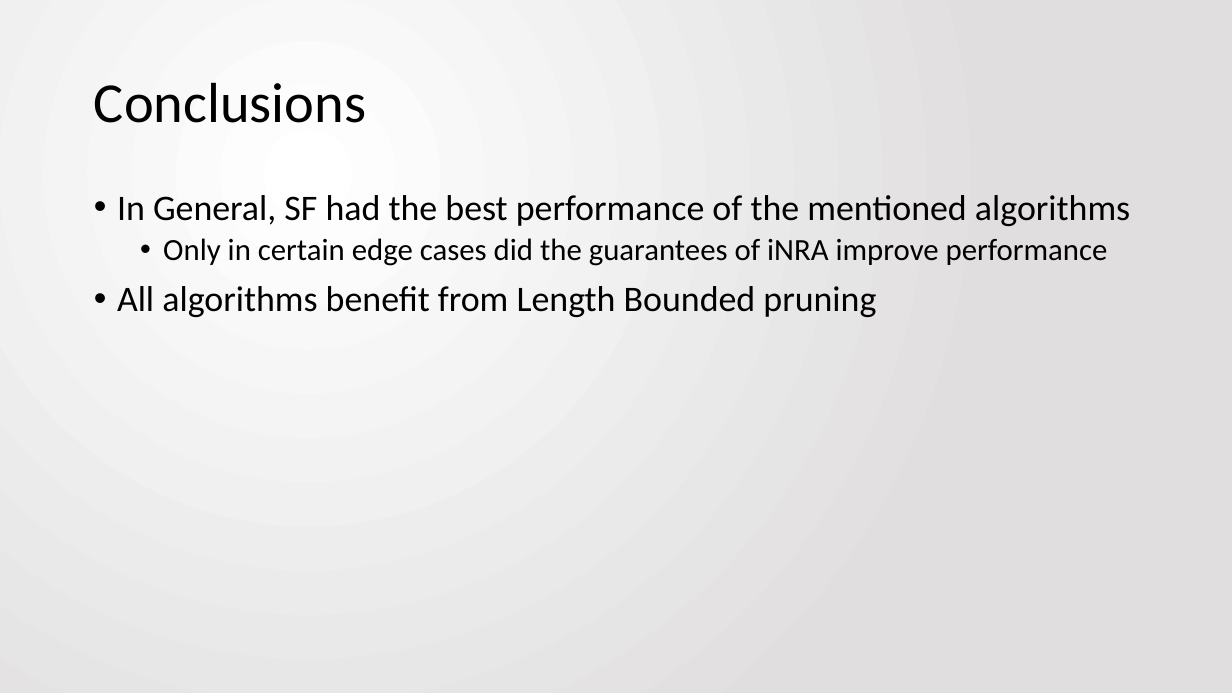
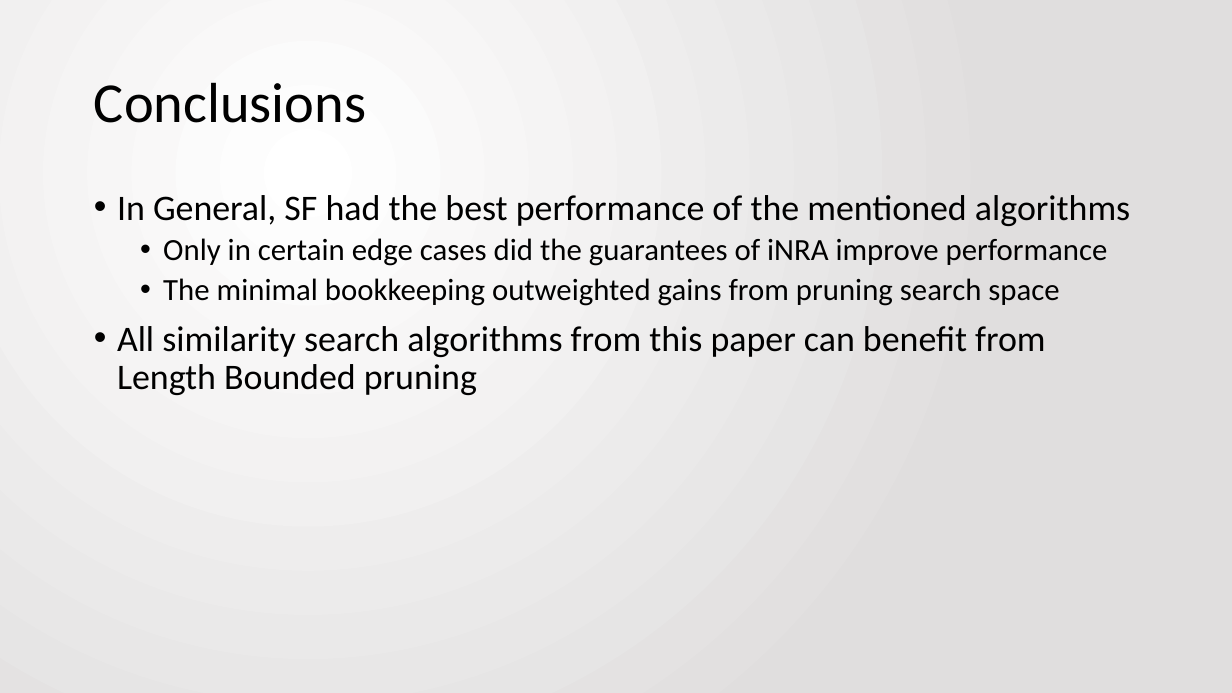
Before and after one commit to jbfitz/EECS405, a slide deck: slide 17 of Paper Presentation/EECS405.PattersonFitzpatrick.PaperPresentation.pptx. Drawn at 1232x693 pixels with LibreOffice and Linux fonts; fonts in the diff are those of the drawing. Boxes give left, top, right and bottom in pixels: in the first picture for what was removed or moved away, otherwise in the second. Text is boxed around its words. In the diff, an @@ line names an element or a change of style, - is before the commit and + after.

```diff
--- a/Paper Presentation/EECS405.PattersonFitzpatrick.PaperPresentation.pptx
+++ b/Paper Presentation/EECS405.PattersonFitzpatrick.PaperPresentation.pptx
@@ text at (x1=117, y1=278, x2=1059, y2=395): text changed @@
-• All algorithms benefit from Length Bounded pruning
+  • The minimal bookkeeping outweighted gains from pruning search space
+• All similarity search algorithms from this paper can benefit from Length Bounded pruning
```
Also in this commit, not shown: 5 other slides changed.
